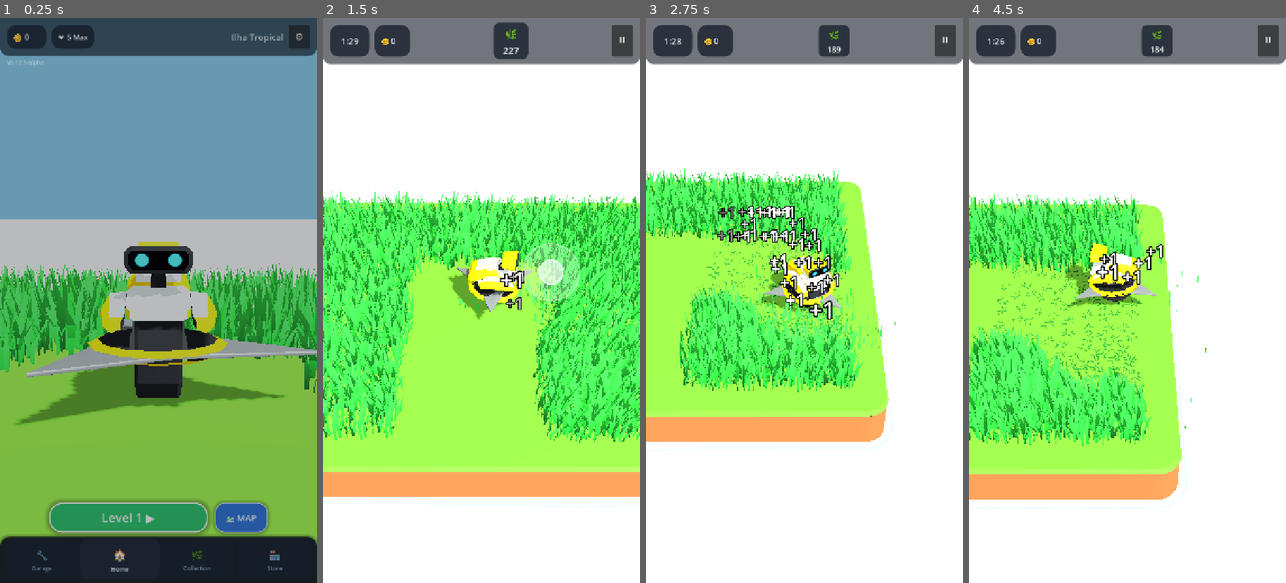
Above: before the commit, frames 1-4 (left to right).
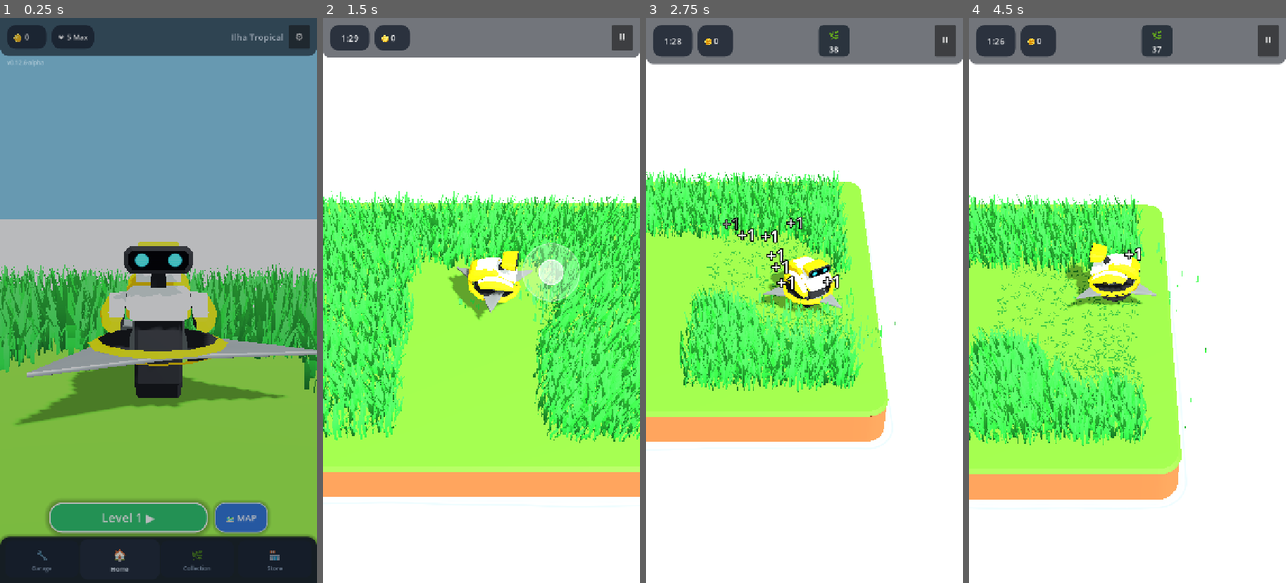
Above: after the commit, the same moments.

Repository: rogerbif/grass-cut-bot
Game: Godot game, scene res://scenes/menu/main_menu.tscn
Same seed, same stepped clock (60 frames per second), same inputs: the game is played once before the commit and once after it.
Inputs (mouse positions are in pixels of both pictures, inside the frame that each line leads up to):
- Up to frame 1 (0.25 s): no input
- Up to frame 2 (1.5 s): click "Level 1 ▶" at 0.5 s; tap Enter at 1.25 s; move the mouse to (551, 272) at 1.27 s; hold Right (ui_right) from 1.28 s (still down); hold Alt from 1.28 s (still down); click (551, 272) at 1.42 s
- Up to frame 3 (2.75 s): release Right (ui_right) at 2 s; release Alt at 2 s; drag from (741, 328) to (788, 413) at 2.02 s
- Up to frame 4 (4.5 s): move the mouse to (1159, 176) at 2.77 s; hold Right (ui_right) 2.78-3.5 s; tap Z at 2.85 s; drag from (1111, 413) to (1032, 215) at 3.52 s; move the mouse to (1222, 385) at 4.27 s; hold Left (ui_left) from 4.28 s (still down); tap 1 at 4.35 s

The runs differ from the first frame. In frame 1, less than 0.1% of the frame differs, in the area x 7-8%, y 7-9%; in frame 2, 2.6%, in the area x 0-100%, y 0-52%; in frame 3, 1.9%; in frame 4, 0.5%.

Commit message:
feat(gameplay): agrupamento unificado de corte (10 fisicos = 1 meta = 1 moeda) [v0.12.6-alpha]

Diff:
--- a/project.godot
+++ b/project.godot
@@ -11,7 +11,7 @@
 [application]
 
 config/name="Grass Cut Bot"
-config/version="0.12.5-alpha"
+config/version="0.12.6-alpha"
 run/main_scene="res://scenes/menu/main_menu.tscn"
 config/features=PackedStringArray("4.7", "Mobile")
 boot_splash/image="uid://3pegaomvcdut"
--- a/scripts/core/game_version.gd
+++ b/scripts/core/game_version.gd
@@ -7,7 +7,7 @@
 
 const MAJOR: int = 0
 const MINOR: int = 12
-const PATCH: int = 5
+const PATCH: int = 6
 const STAGE: String = "ALPHA" # "PRE-ALPHA", "ALPHA", "BETA", "RC", "RELEASE"
 const BUILD_TYPE: String = "dev" # "dev", "nightly", "public"
 
--- a/scripts/plants/vegetation_grid.gd
+++ b/scripts/plants/vegetation_grid.gd
@@ -79,6 +79,18 @@
 var _cell_keys: PackedStringArray = PackedStringArray()
 var _cell_rewards: PackedInt32Array = PackedInt32Array()
 var _cell_is_completed: PackedByteArray = PackedByteArray()
+
+# Contadores físicos e acumuladores de corte (10 físicos = 1 meta)
+var _total_physical_grass: int = 0
+var _total_physical_wheat: int = 0
+var _total_physical_flower: int = 0
+
+var _remaining_physical_grass: int = 0
+var _remaining_physical_wheat: int = 0
+var _remaining_physical_flower: int = 0
+
+var _grass_cut_accumulator: int = 0
+var _wheat_cut_accumulator: int = 0
 
 # MultiMeshes ativos de vegetação (indexados por mmi_idx de 0 a VEG_TYPES.size() - 1)
 var _veg_multimeshes: Array[MultiMesh] = []
@@ -637,6 +649,32 @@
 				bucket.append(p_idx)
 				_grid[cell_key] = bucket
 
+	# Unifica contagem de metas: 10 tufos físicos = 1 unidade virtual de meta
+	_total_physical_grass = 0
+	_total_physical_wheat = 0
+	_total_physical_flower = 0
+	for p_idx: int in range(_positions.size()):
+		var pk: String = _plant_keys[p_idx]
+		if pk == "wheat":
+			_total_physical_wheat += 1
+		elif pk == "flower":
+			_total_physical_flower += 1
+		else:
+			_total_physical_grass += 1
+
+	_remaining_physical_grass = _total_physical_grass
+	_remaining_physical_wheat = _total_physical_wheat
+	_remaining_physical_flower = _total_physical_flower
+	_grass_cut_accumulator = 0
+	_wheat_cut_accumulator = 0
+
+	goals.clear()
+	goals["grass"] = maxi(1, int(ceilf(float(_total_physical_grass) / 10.0)))
+	if _total_physical_wheat > 0:
+		goals["wheat"] = maxi(1, int(ceilf(float(_total_physical_wheat) / 10.0)))
+	if _total_physical_flower > 0:
+		goals["flower"] = _total_physical_flower
+
 	return goals
 
 
@@ -895,6 +933,32 @@
 				bucket.append(p_idx)
 				_grid[cell_key] = bucket
 
+	# Unifica contagem de metas: 10 tufos físicos = 1 unidade virtual de meta
+	_total_physical_grass = 0
+	_total_physical_wheat = 0
+	_total_physical_flower = 0
+	for p_idx: int in range(_positions.size()):
+		var pk: String = _plant_keys[p_idx]
+		if pk == "wheat":
+			_total_physical_wheat += 1
+		elif pk == "flower":
+			_total_physical_flower += 1
+		else:
+			_total_physical_grass += 1
+
+	_remaining_physical_grass = _total_physical_grass
+	_remaining_physical_wheat = _total_physical_wheat
+	_remaining_physical_flower = _total_physical_flower
+	_grass_cut_accumulator = 0
+	_wheat_cut_accumulator = 0
+
+	goals.clear()
+	goals["grass"] = maxi(1, int(ceilf(float(_total_physical_grass) / 10.0)))
+	if _total_physical_wheat > 0:
+		goals["wheat"] = maxi(1, int(ceilf(float(_total_physical_wheat) / 10.0)))
+	if _total_physical_flower > 0:
+		goals["flower"] = _total_physical_flower
+
 	return goals
 
 
@@ -1012,14 +1076,45 @@
 						clip_mm.set_instance_transform(inst_idx, _cut_transforms[p_idx])
 					_spawn_cut_particles_at(p_pos, _particle_colors[p_idx])
 
-					# Atualiza a contagem da célula lógica de 0.40m
-					var cell_idx: int = _tuft_logical_cell[p_idx]
-					if cell_idx >= 0 and cell_idx < _cell_remaining_tufts.size():
-						_cell_remaining_tufts[cell_idx] = _cell_remaining_tufts[cell_idx] - 1
-						if _cell_remaining_tufts[cell_idx] <= 0 and _cell_is_completed[cell_idx] == 0:
-							_cell_is_completed[cell_idx] = 1
+					# Acumulador unificado: 10 tufos físicos = 1 unidade de meta
+					var p_key: String = _plant_keys[p_idx]
+					if p_key == "wheat":
+						_remaining_physical_wheat = maxi(0, _remaining_physical_wheat - 1)
+						_wheat_cut_accumulator += 1
+						if _wheat_cut_accumulator >= 10:
+							_wheat_cut_accumulator -= 10
 							if GameManager != null:
-								GameManager.register_cut(_cell_keys[cell_idx], _cell_rewards[cell_idx], p_pos)
+								GameManager.register_cut("wheat", 3, p_pos)
+						elif _remaining_physical_wheat <= 0 and _wheat_cut_accumulator > 0:
+							_wheat_cut_accumulator = 0
+							if GameManager != null and GameManager.goals.get("wheat", 0) > 0:
+								GameManager.register_cut("wheat", 3, p_pos)
+					elif p_key == "flower":
+						_remaining_physical_flower = maxi(0, _remaining_physical_flower - 1)
+						if GameManager != null:
+							GameManager.register_cut("flower", 5, p_pos)
+					else:
+						# Qualquer tipo/cor de grama
+						_remaining_physical_grass = maxi(0, _remaining_physical_grass - 1)
+						_grass_cut_accumulator += 1
+						if _grass_cut_accumulator >= 10:
+							_grass_cut_accumulator -= 10
+							if GameManager != null:
+								GameManager.register_cut("grass", 1, p_pos)
+						elif _remaining_physical_grass <= 0 and _grass_cut_accumulator > 0:
+							_grass_cut_accumulator = 0
+							if GameManager != null and GameManager.goals.get("grass", 0) > 0:
+								GameManager.register_cut("grass", 1, p_pos)
+
+					# Proteção anti-trava: se todos os tufos físicos foram ceifados, fecha metas residuais
+					if _remaining_physical_grass <= 0 and _remaining_physical_wheat <= 0 and _remaining_physical_flower <= 0:
+						if GameManager != null:
+							while GameManager.goals.get("grass", 0) > 0:
+								GameManager.register_cut("grass", 1, p_pos)
+							while GameManager.goals.get("wheat", 0) > 0:
+								GameManager.register_cut("wheat", 3, p_pos)
+							while GameManager.goals.get("flower", 0) > 0:
+								GameManager.register_cut("flower", 5, p_pos)
 				else:
 					if mm != null:
 						var init_xform: Transform3D = _initial_transforms[p_idx]
@@ -1116,6 +1211,12 @@
 		if c_idx >= 0 and c_idx < _cell_remaining_tufts.size():
 			_cell_remaining_tufts[c_idx] = _cell_remaining_tufts[c_idx] + 1
 
+	_remaining_physical_grass = _total_physical_grass
+	_remaining_physical_wheat = _total_physical_wheat
+	_remaining_physical_flower = _total_physical_flower
+	_grass_cut_accumulator = 0
+	_wheat_cut_accumulator = 0
+
 	if _lawn_cut_trail != null and is_instance_valid(_lawn_cut_trail):
 		_lawn_cut_trail.call("reset_trail")
 
Not shown, changed: export_presets.cfg
Not shown, changed: docs/02_entidades_e_mecanicas/SISTEMA_DE_VEGETACAO.md
Not shown, added: docs/historico_melhorias/082_agrupamento_corte_10_tufos_por_meta.md
Not shown, changed: docs/historico_melhorias/INDICE_MELHORIAS.md
